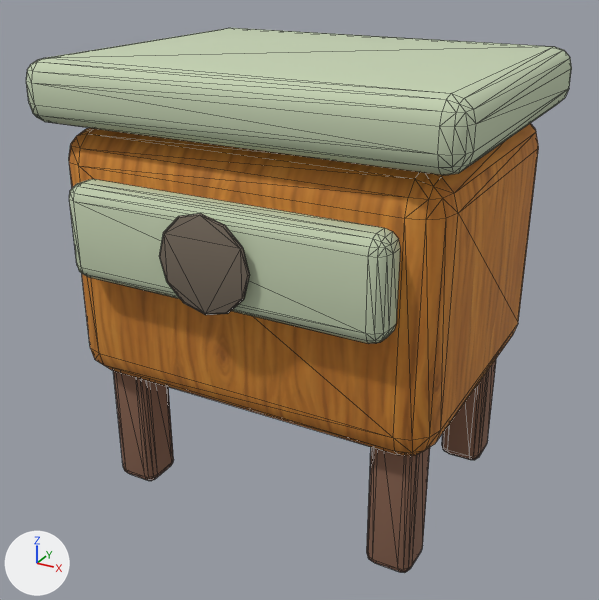
The glTF model public/models/furniture/drawer-side-table.glb as it was, and as the next commit left it.
Rendered twice from a 50 mm lens placed at (0.49, -0.923, 0.719), pointed at (-0.003, -0.027, 0.271). The lights are fixed; the arrows at lower left show +X, +Y and +Z. The first picture is the older version. Mesh edges are drawn as thin lines. Vertices at exactly the same position are counted once.

In view in the first picture: 'drawer-side-table'.
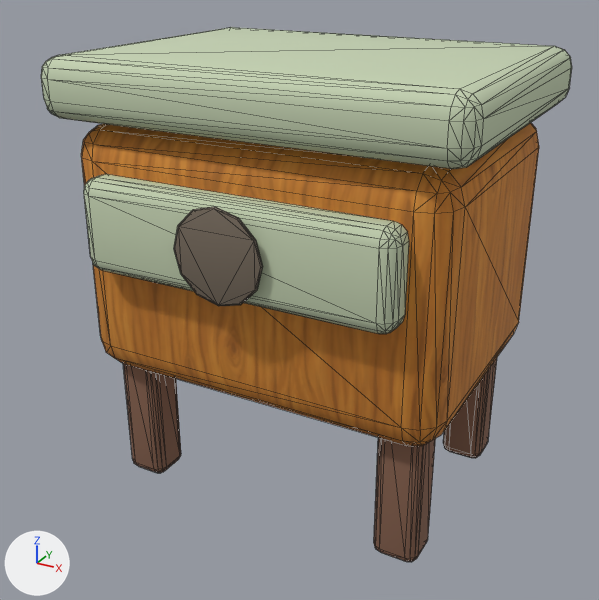
Boxes (x1, y1, x2, y2) around the edits, measured in the pictures (599 x 600 px; the box of a moved part takes in the faces that stretch with it):
'drawer-side-table', reshaped, moved
    before: (26, 28, 572, 573)
    after: (41, 27, 572, 562)
part 1 of me_cube_109, moved or reshaped
    before: (69, 123, 539, 456)
    after: (81, 123, 539, 446)
part 2 of me_cube_109, moved or reshaped
    before: (26, 28, 572, 175)
    after: (41, 27, 572, 169)
part 3 of me_cube_109, moved or reshaped
    before: (69, 179, 400, 344)
    after: (84, 174, 409, 334)
part 4 of me_cube_109, moved or reshaped
    before: (159, 214, 250, 315)
    after: (174, 207, 263, 306)
part 5 of me_cube_109, moved or reshaped
    before: (113, 371, 174, 481)
    after: (123, 363, 181, 473)
part 6 of me_cube_109, moved or reshaped
    before: (367, 447, 430, 573)
    after: (374, 437, 436, 562)
part 7 of me_cube_109, moved or reshaped
    before: (442, 359, 496, 460)
    after: (443, 358, 497, 458)

The edits, one by one:
Material 'joinery-aged-brass' (mat_joinery_aged_brass) is new.
Its base color is (0.41, 0.29, 0.13) (brown #ac9365).
Its metallic is 0.35.
Its roughness is 0.66.
me_cube_109 is used by ob_drawer_side_table; location (0.0, 0.0, 0.342).
me_cube_109 had 744 vertices, 1456 faces and spanned x -0.27..0.27, y -0.246..0.22, z -0.342..0.247.
me_cube_109 now has 792 vertices, 1536 faces and spans x -0.27..0.27, y -0.22..0.22, z 0.0..0.59.
me_cube_109 part 1: the loose piece of 96 vertices spanning x -0.248..0.248, y -0.198..0.198, z -0.165..0.165 is scaled about its middle by (1, 0.944, 1), then moved by (0.0, 0.012, 0.342).
me_cube_109 part 2: the loose piece of 96 vertices spanning x -0.27..0.27, y -0.22..0.22, z 0.172..0.247 is scaled about its middle by (1, 0.944, 1), then moved by (0.0, 0.012, 0.343).
me_cube_109 part 3: the loose piece of 96 vertices spanning x -0.205..0.205, y -0.234..-0.179, z -0.006..0.112 is scaled about its middle by (1, 0.944, 1), then moved by (0.0, 0.024, 0.343).
me_cube_109 part 4: the loose piece of 72 vertices spanning x -0.058..0.058, y -0.246..-0.212, z -0.005..0.111 is moved by (0.0, 0.025, 0.343).
me_cube_109 part 5: the loose piece of 96 vertices spanning x -0.224..-0.164, y -0.166..-0.106, z -0.342..-0.106 is scaled about its middle by (1, 0.944, 1), then moved by (0.0, 0.02, 0.342).
me_cube_109 part 6: the loose piece of 96 vertices spanning x 0.164..0.224, y -0.166..-0.106, z -0.342..-0.106 is scaled about its middle by (1, 0.944, 1), then moved by (0.0, 0.02, 0.342).
me_cube_109 part 7: the loose piece of 96 vertices spanning x 0.164..0.224, y 0.106..0.166, z -0.342..-0.106 is scaled about its middle by (1, 0.944, 1), then moved by (0.0, 0.005, 0.342).
Other edits to the shape of me_cube_109 do not show in these pictures.
me_cube_109 gains material mat_joinery_aged_brass (brown #ac9365).
Object 'drawer-side-table' (ob_drawer_side_table) moves from (0.0, 0.0, 0.342) to (0.0, 0.0, 0.0).
